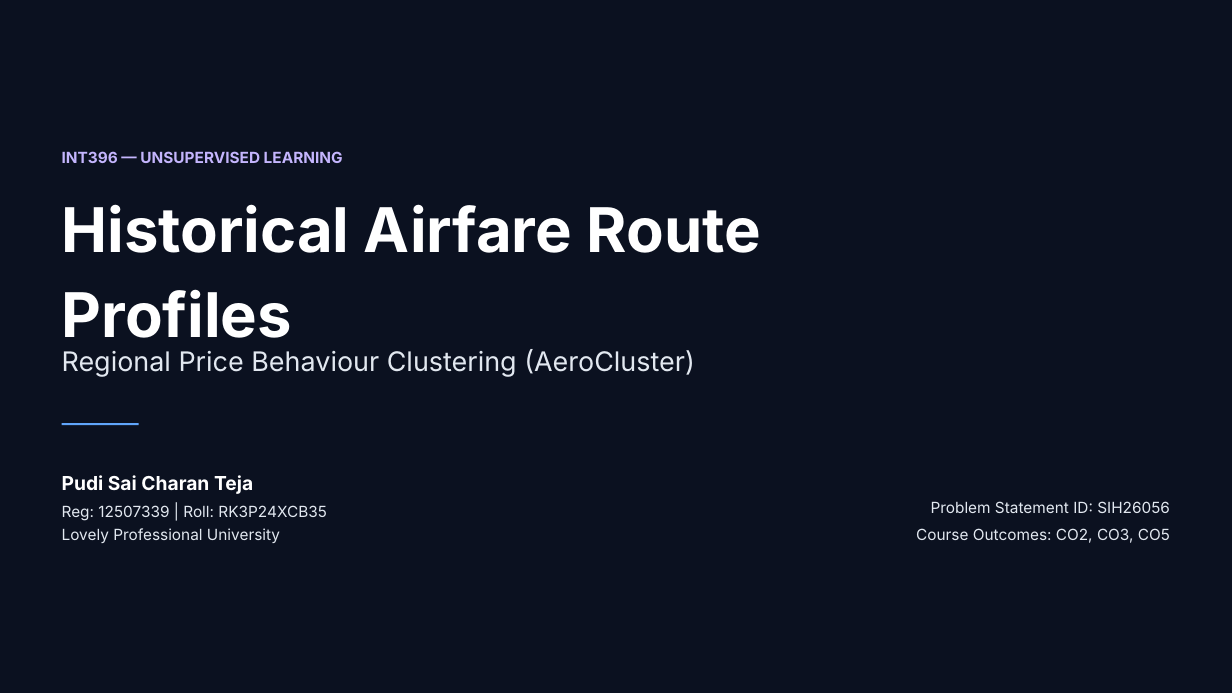
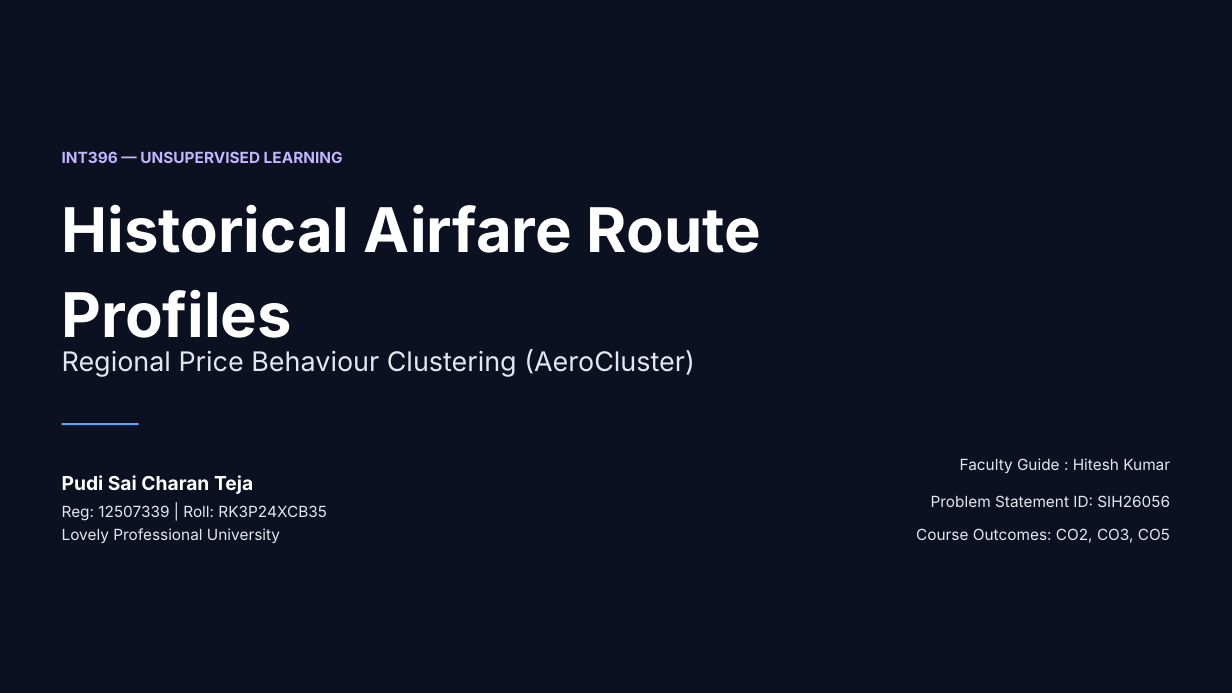
Before and after one commit to Saicharantejapudi/airfare-route-clustering, a slide deck: slide 1 of presentation/AeroCluster Capstone Presentation.pptx. Drawn at 1232x693 pixels with LibreOffice and Linux fonts; fonts in the diff are those of the drawing; background and template pictures are left out. Boxes give left, top, right and bottom in pixels: in the first picture for what was removed or moved away, otherwise in the second. Text is boxed around its words. In the diff, an @@ line names an element or a change of style, - is before the commit and + after.

Commit message:
finalized the prenstation of INT396

```diff
--- a/presentation/AeroCluster Capstone Presentation.pptx
+++ b/presentation/AeroCluster Capstone Presentation.pptx
@@ text "Faculty Guide : Hitesh Kumar" moved from (x1=931, y1=501, x2=1170, y2=513) to (x1=931, y1=458, x2=1170, y2=507) @@
@@ text at (x1=960, y1=458, x2=1170, y2=473): paragraph added @@
+Faculty Guide : Hitesh Kumar
```
